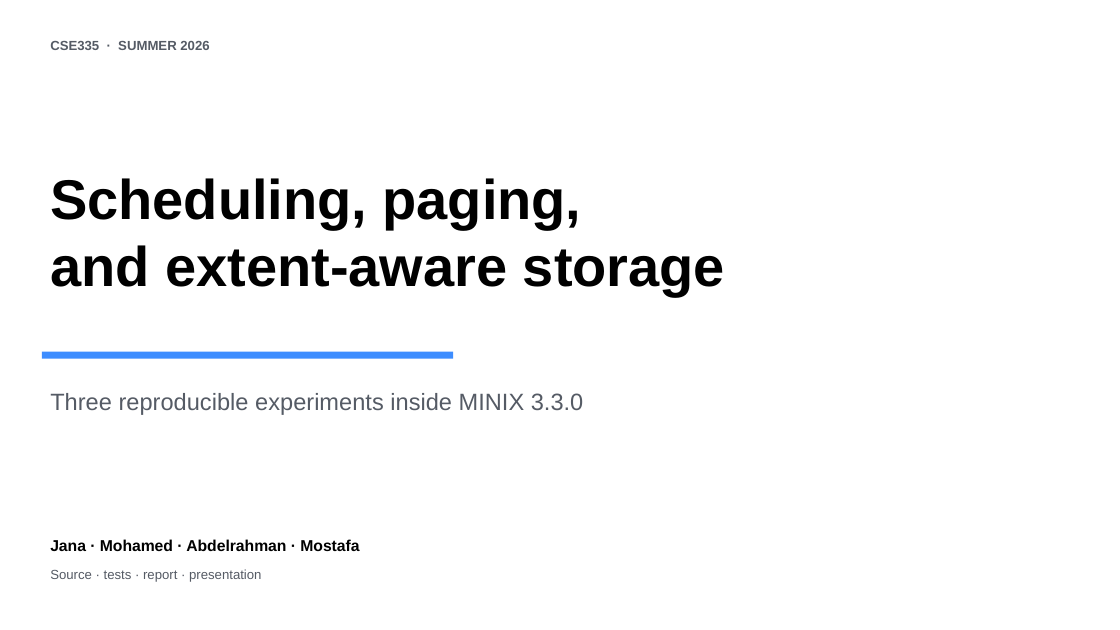
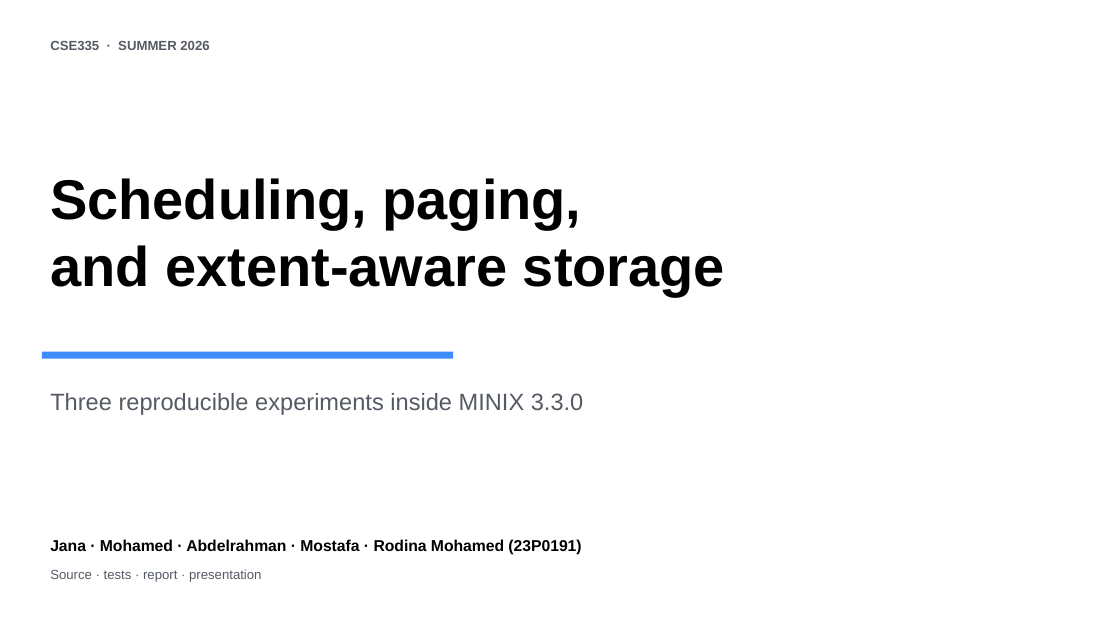
Before and after one commit to Rodina761/CSE335-MINIX-Project, a slide deck: slide 1 of project-deliverables/CSE335_MINIX_Project_Presentation.pptx. Drawn at 1120x630 pixels with LibreOffice and Linux fonts; fonts in the diff are those of the drawing. Boxes give left, top, right and bottom in pixels: in the first picture for what was removed or moved away, otherwise in the second. Text is boxed around its words. In the diff, an @@ line names an element or a change of style, - is before the commit and + after.

Commit message:
docs: add Rodina to submission team

```diff
--- a/project-deliverables/CSE335_MINIX_Project_Presentation.pptx
+++ b/project-deliverables/CSE335_MINIX_Project_Presentation.pptx
@@ text at (50, 539, 581, 555): text changed @@
-Jana · Mohamed · Abdelrahman · Mostafa
+Jana · Mohamed · Abdelrahman · Mostafa · Rodina Mohamed (23P0191)
```
Also in this commit, not shown: 1 other slide changed, 6 other files.
